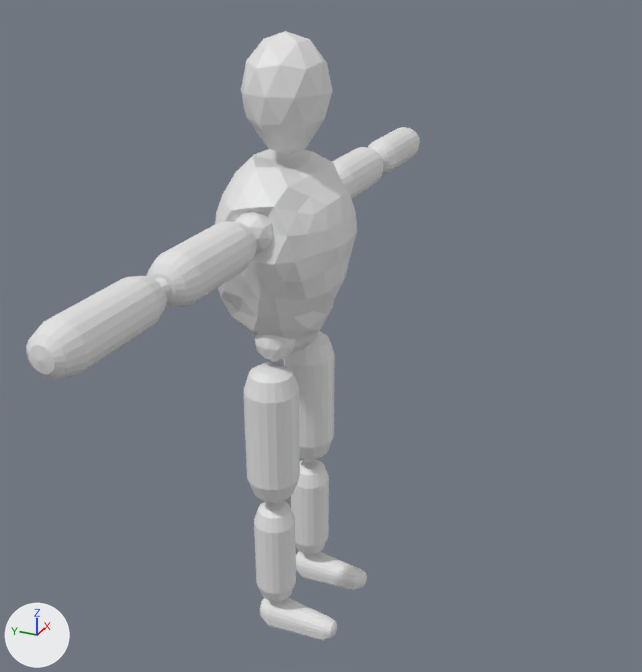
The Blender file 2021 - Reclamation/Player.blend, before and after one commit.
Both versions are drawn from a camera (50 mm lens) standing at (-8.73, -4.33, 8.36) and looking at (-0.24, -0.51, 4.12). Arrows for +X, +Y and +Z are at lower left; the lights stay in place.

The first picture shows 'Body'.
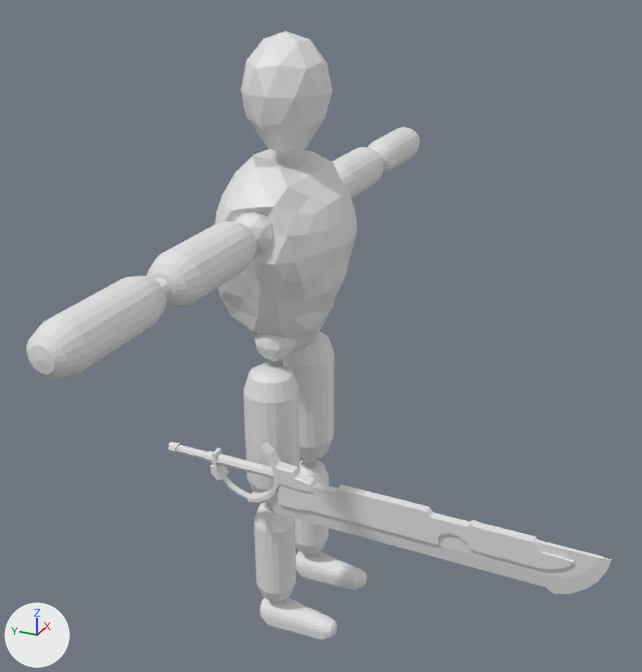
Boxes [x1, y1, x2, y2] around the edits, measured in the pictures (642 x 672 px):
'sword', added
    after: [168, 441, 611, 594]

Patch to the scene script:
```diff
--- a/2021 - Reclamation/Player.blend.py
+++ b/2021 - Reclamation/Player.blend.py
@@ me_plane_001 @@
+me_plane_001.from_pydata(...)  # 358 vertices, 352 faces; spans x -4.02..4.4, y -0.15..0.15, z -0.65..0.93
@@ ob_sword @@
+ob_sword = bpy.data.objects.new('sword', me_plane_001)
+ob_sword.location = (-1.18, -1.63, 2.57)
+ob_sword.rotation_euler = (0.0, 0.0, 1.571)  # degrees (0, 0, 90)
+ob_sword.scale = (0.6, 0.6, 0.6)
```
